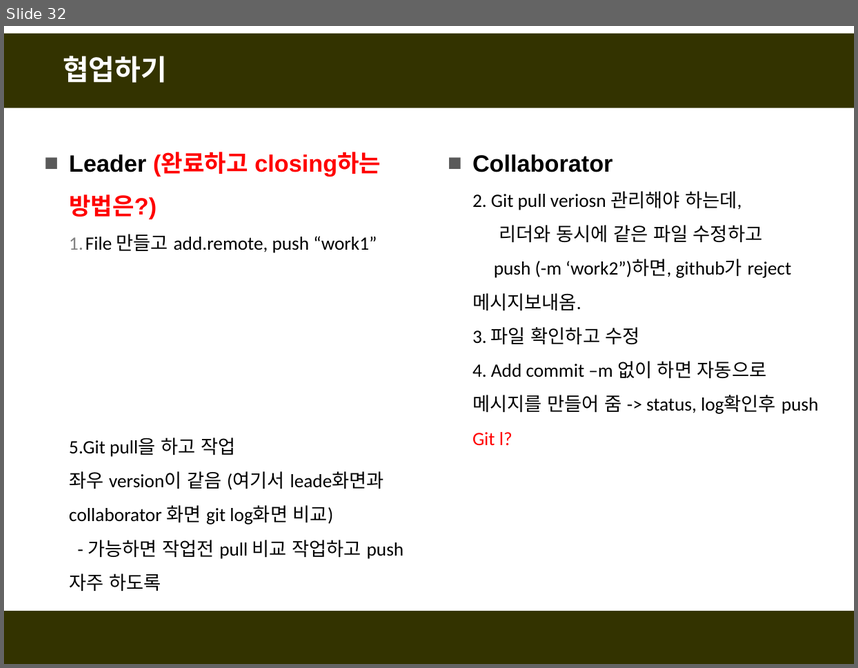
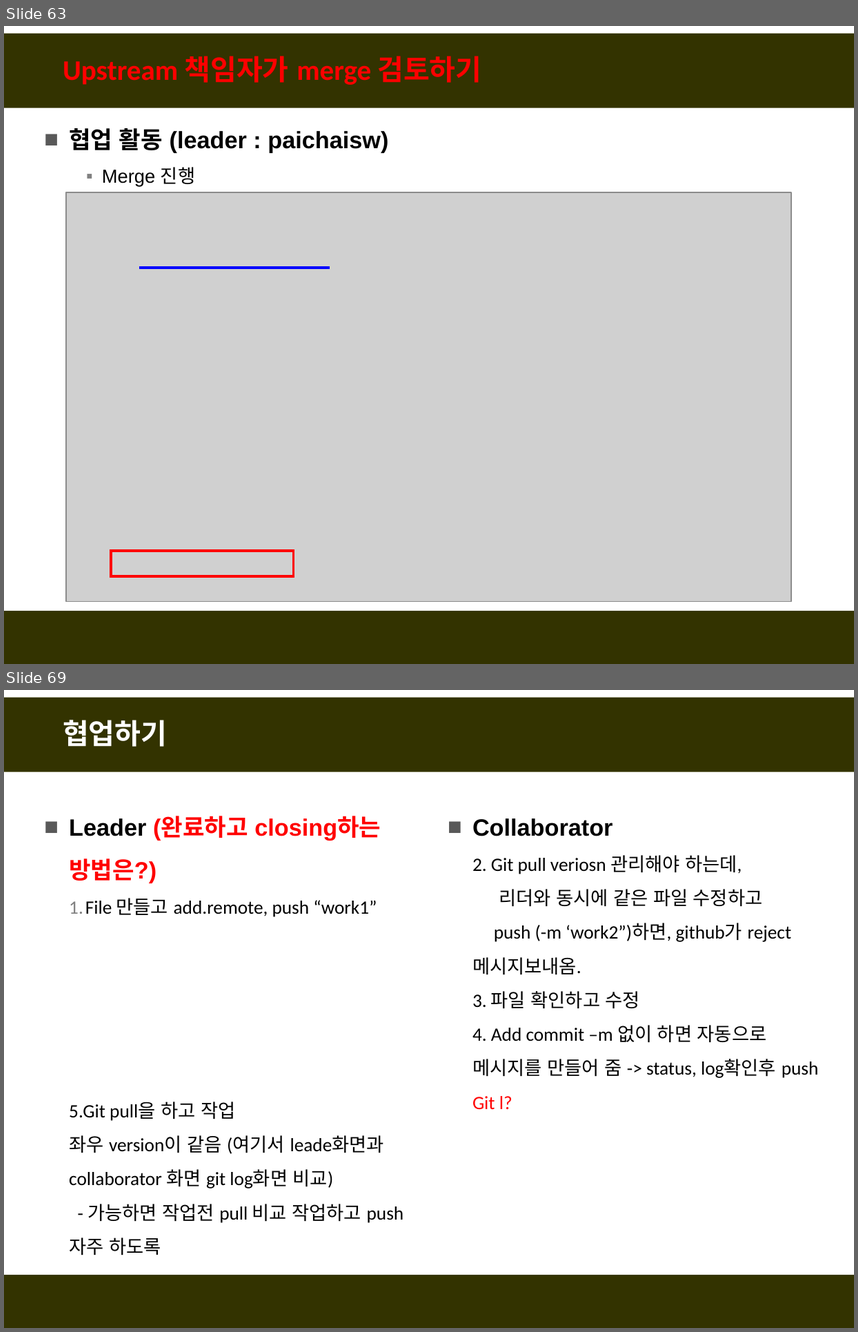
Before and after one commit to fasthill/github-lecture, a slide deck: git및github첫걸음4-협업하기.pptx. Shown one above the other, each under a label of ours: slide 32 before the commit, slides 63 and 69 after it; the slides between them are not shown. The pictures are 858x668 and 858x1332 pixels, drawn with LibreOffice and Linux fonts; fonts in the diff are those of the drawing; grey boxes stand for pictures. Boxes give left, top, right and bottom in pixels: in the first picture for what was removed or moved away, otherwise in the second. Text is boxed around its words. In the diff, an @@ line names an element or a change of style, - is before the commit and + after.

```diff
--- a/git및github첫걸음4-협업하기.pptx
+++ b/git및github첫걸음4-협업하기.pptx
@@ slide 63 added at <box>4,26,854,664</box>, background #FFFFFF; not listed: 2 template elements that a slide beside it also shows @@
@@ title added at <box>63,56,481,85</box>, 24 pt, text #FF0000, bold @@
+Upstream 책임자가 merge 검토하기
@@ text added at <box>69,128,388,187</box>, 20 pt, text #000000, bold @@
+■ 협업 활동 (leader : paichaisw)
+  ▪ Merge 진행
@@ picture added at <box>66,192,791,601</box> @@
@@ line added from (139, 267) to (330, 267), #0000FF 2 pt @@
@@ rectangle added at <box>111,550,293,576</box>, outline #FF0000 2.25 pt @@
@@ what was slide 32 is now slide 69 @@
```
Also in this commit, not shown: 36 other slides added.
